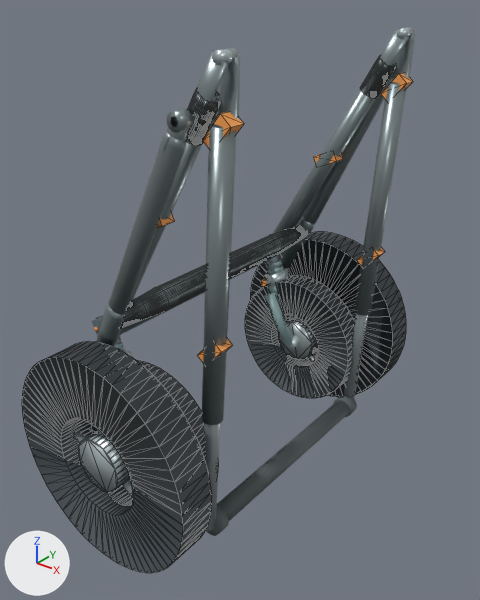
A saved change to the glTF model models/no_cabin/w550_state3_wheel_L.glb.
One viewpoint serves both versions: a camera (50 mm lens) standing at (1.531, -0.819, 0.814) and looking at (0.895, -0.024, 0.321). Every picture has the same lights, and +X, +Y and +Z are marked at lower left. The first picture is the older version. Mesh edges are drawn as thin lines on the coarser meshes.

Objects in the first picture: 'FL_tire.004', 'FR_tire.004', 'RL_sealed_hub.004', 'RL_tire.004', 'RR_tire.004', 'V46_rear_leg_-1.005', 'V46_rear_leg_1.005', 'V46_rearbar.005', 'main_lower_1.005', 'main_upper_-1.005', 'main_upper_1.005', 'round_handle.004' and 38 more.
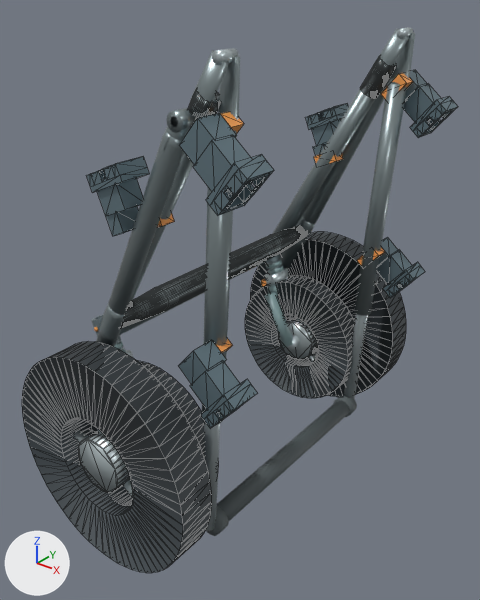
Pixel boxes [x1, y1, x2, y2] of what changed, in the pictures (480 x 600 px):
'Universal_Cabin_Receiver_M_-1', added: after [180, 113, 274, 216]
'Universal_Cabin_Receiver_H_-1', added: after [178, 341, 257, 429]
'Universal_Cabin_Receiver_L_-1', added: after [86, 156, 150, 236]
'Universal_Cabin_Receiver_M_1', added: after [404, 70, 458, 138]
'Universal_Cabin_Receiver_H_1', added: after [377, 237, 425, 298]
'Universal_Cabin_Receiver_L_1', added: after [305, 103, 349, 156]

The change, as a list of edits to the scene's bpy script:
```text
Add mat_universal_cabin_receiver:
    mat_universal_cabin_receiver = principled_material('Universal Cabin Receiver')
    mat_universal_cabin_receiver.base_color = (0.18, 0.26, 0.3)  # greyish blue #768b95
    mat_universal_cabin_receiver.metallic = 0.58
    mat_universal_cabin_receiver.roughness = 0.42
Add me_universal_cabin_receiver_m__1:
    me_universal_cabin_receiver_m__1.from_pydata(...)  # 76 vertices, 156 faces; spans x 1.0034..1.1092, y -0.28..-0.232, z 0.5744..0.6758
    me_universal_cabin_receiver_m__1.materials.append(mat_universal_cabin_receiver)  # greyish blue #768b95
Add me_universal_cabin_receiver_l__1:
    me_universal_cabin_receiver_l__1.from_pydata(...)  # 76 vertices, 156 faces; spans x 0.8439..0.9118, y -0.28..-0.232, z 0.5027..0.6071
    me_universal_cabin_receiver_l__1.materials.append(mat_universal_cabin_receiver)  # greyish blue #768b95
Add me_universal_cabin_receiver_h__1:
    me_universal_cabin_receiver_h__1.from_pydata(...)  # 76 vertices, 156 faces; spans x 0.9848..1.0906, y -0.28..-0.232, z 0.275..0.3764
    me_universal_cabin_receiver_h__1.materials.append(mat_universal_cabin_receiver)  # greyish blue #768b95
Add me_universal_cabin_receiver_m_1:
    me_universal_cabin_receiver_m_1.from_pydata(...)  # 76 vertices, 156 faces; spans x 1.0034..1.1092, y 0.232..0.28, z 0.5744..0.6758
    me_universal_cabin_receiver_m_1.materials.append(mat_universal_cabin_receiver)  # greyish blue #768b95
Add me_universal_cabin_receiver_l_1:
    me_universal_cabin_receiver_l_1.from_pydata(...)  # 76 vertices, 156 faces; spans x 0.8439..0.9118, y 0.232..0.28, z 0.5027..0.6071
    me_universal_cabin_receiver_l_1.materials.append(mat_universal_cabin_receiver)  # greyish blue #768b95
Add me_universal_cabin_receiver_h_1:
    me_universal_cabin_receiver_h_1.from_pydata(...)  # 76 vertices, 156 faces; spans x 0.9848..1.0906, y 0.232..0.28, z 0.275..0.3764
    me_universal_cabin_receiver_h_1.materials.append(mat_universal_cabin_receiver)  # greyish blue #768b95
Add ob_universal_cabin_receiver_m__1:
    ob_universal_cabin_receiver_m__1 = bpy.data.objects.new('Universal_Cabin_Receiver_M_-1', me_universal_cabin_receiver_m__1)
    ob_universal_cabin_receiver_m__1.location = (0.0, 0.0, 0.0)
Add ob_universal_cabin_receiver_l__1:
    ob_universal_cabin_receiver_l__1 = bpy.data.objects.new('Universal_Cabin_Receiver_L_-1', me_universal_cabin_receiver_l__1)
    ob_universal_cabin_receiver_l__1.location = (0.0, 0.0, 0.0)
Add ob_universal_cabin_receiver_h__1:
    ob_universal_cabin_receiver_h__1 = bpy.data.objects.new('Universal_Cabin_Receiver_H_-1', me_universal_cabin_receiver_h__1)
    ob_universal_cabin_receiver_h__1.location = (0.0, 0.0, 0.0)
Add ob_universal_cabin_receiver_m_1:
    ob_universal_cabin_receiver_m_1 = bpy.data.objects.new('Universal_Cabin_Receiver_M_1', me_universal_cabin_receiver_m_1)
    ob_universal_cabin_receiver_m_1.location = (0.0, 0.0, 0.0)
Add ob_universal_cabin_receiver_l_1:
    ob_universal_cabin_receiver_l_1 = bpy.data.objects.new('Universal_Cabin_Receiver_L_1', me_universal_cabin_receiver_l_1)
    ob_universal_cabin_receiver_l_1.location = (0.0, 0.0, 0.0)
Add ob_universal_cabin_receiver_h_1:
    ob_universal_cabin_receiver_h_1 = bpy.data.objects.new('Universal_Cabin_Receiver_H_1', me_universal_cabin_receiver_h_1)
    ob_universal_cabin_receiver_h_1.location = (0.0, 0.0, 0.0)
```
